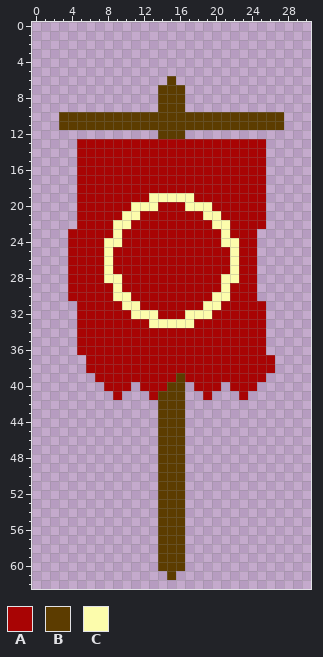
One commit to this pixel-art sprite: landviewdattabs/landview_ensign/ensign_neo1.png. Above is the file before it was changed.
The file is 31x63 pixels.
Palette (. is transparent): A #a80404  B #5c3c00  C #fcfcac
Pixels before, first column x 3:
 6 ............B............
 7 ...........BBB...........
 8 ...........BBB...........
 9 ...........BBB...........
10 BBBBBBBBBBBBBBBBBBBBBBBBB
11 BBBBBBBBBBBBBBBBBBBBBBBBB
12 ...........BBB...........
13 ..AAAAAAAAAAAAAAAAAAAAA..
14 ..AAAAAAAAAAAAAAAAAAAAA..
15 ..AAAAAAAAAAAAAAAAAAAAA..
16 ..AAAAAAAAAAAAAAAAAAAAA..
17 ..AAAAAAAAAAAAAAAAAAAAA..
18 ..AAAAAAAAAAAAAAAAAAAAA..
19 ..AAAAAAAACCCCCAAAAAAAA..
20 ..AAAAAACCCAAACCCAAAAAA..
21 ..AAAAACCAAAAAAACCAAAAA..
22 ..AAAACCAAAAAAAAACCAAAA..
23 .AAAAACAAAAAAAAAAACAAA...
24 .AAAACCAAAAAAAAAAACCAA...
25 .AAAACAAAAAAAAAAAAACAA...
26 .AAAACAAAAAAAAAAAAACAA...
27 .AAAACAAAAAAAAAAAAACAA...
28 .AAAACCAAAAAAAAAAACCAA...
29 .AAAAACAAAAAAAAAAACAAA...
30 .AAAAACCAAAAAAAAACCAAA...
31 ..AAAAACCAAAAAAACCAAAAA..
32 ..AAAAAACCCAAACCCAAAAAA..
33 ..AAAAAAAACCCCCAAAAAAAA..
34 ..AAAAAAAAAAAAAAAAAAAAA..
35 ..AAAAAAAAAAAAAAAAAAAAA..
36 ..AAAAAAAAAAAAAAAAAAAAA..
37 ...AAAAAAAAAAAAAAAAAAAAA.
38 ...AAAAAAAAAAAAAAAAAAAAA.
39 ....AAAAAAAAABAAAAAAAAA..
40 .....AAA.AAABB.AAA.AAA...
41 ......A...ABBB..A...A....
42 ...........BBB...........
43 ...........BBB...........
44 ...........BBB...........
45 ...........BBB...........
46 ...........BBB...........
47 ...........BBB...........
48 ...........BBB...........
49 ...........BBB...........
50 ...........BBB...........
51 ...........BBB...........
52 ...........BBB...........
53 ...........BBB...........
54 ...........BBB...........
55 ...........BBB...........
56 ...........BBB...........
57 ...........BBB...........
58 ...........BBB...........
59 ...........BBB...........
60 ...........BBB...........
61 ............B............
The result:
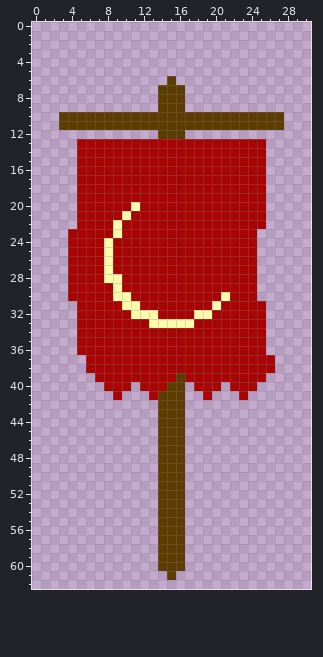
Difference:
{"y":19,"x":13,"old":"CCCCC","new":"AAAAA"}
{"y":20,"x":12,"old":"CC","new":"AA"}
{"y":20,"x":17,"old":"CCC","new":"AAA"}
{"y":21,"x":11,"old":"C","new":"A"}
{"y":21,"x":19,"old":"CC","new":"AA"}
{"y":22,"x":10,"old":"C","new":"A"}
{"y":22,"x":20,"old":"CC","new":"AA"}
{"y":23,"x":21,"old":"C","new":"A"}
{"y":24,"x":9,"old":"C","new":"A"}
{"y":24,"x":21,"old":"CC","new":"AA"}
{"y":25,"x":22,"old":"C","new":"A"}
{"y":26,"x":22,"old":"C","new":"A"}
{"y":27,"x":22,"old":"C","new":"A"}
{"y":28,"x":21,"old":"CC","new":"AA"}
{"y":29,"x":21,"old":"C","new":"A"}
{"y":30,"x":20,"old":"C","new":"A"}
{"y":31,"x":19,"old":"C","new":"A"}
{"y":32,"x":17,"old":"C","new":"A"}
{"label":"changed","picture_box":[113,193,239,319]}
